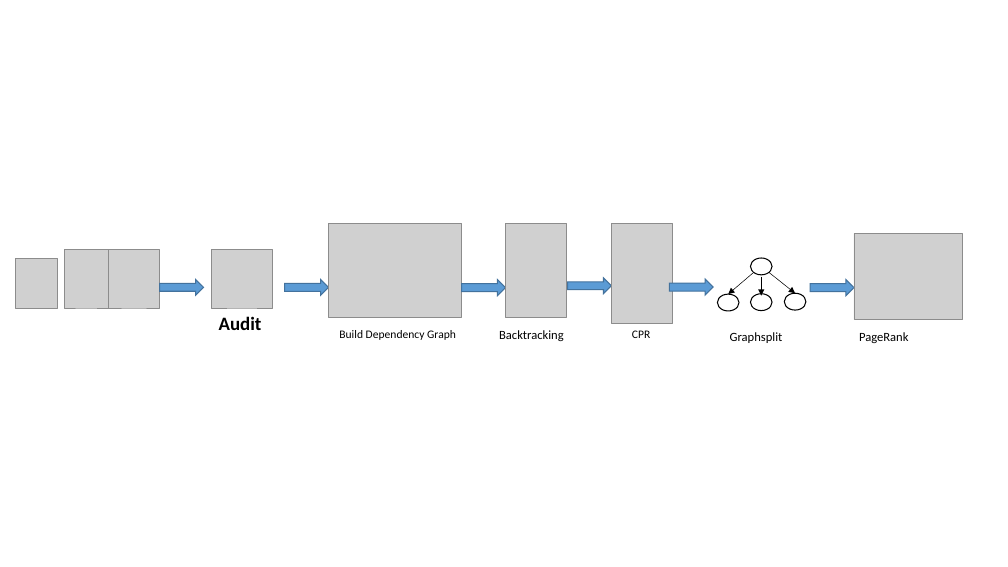
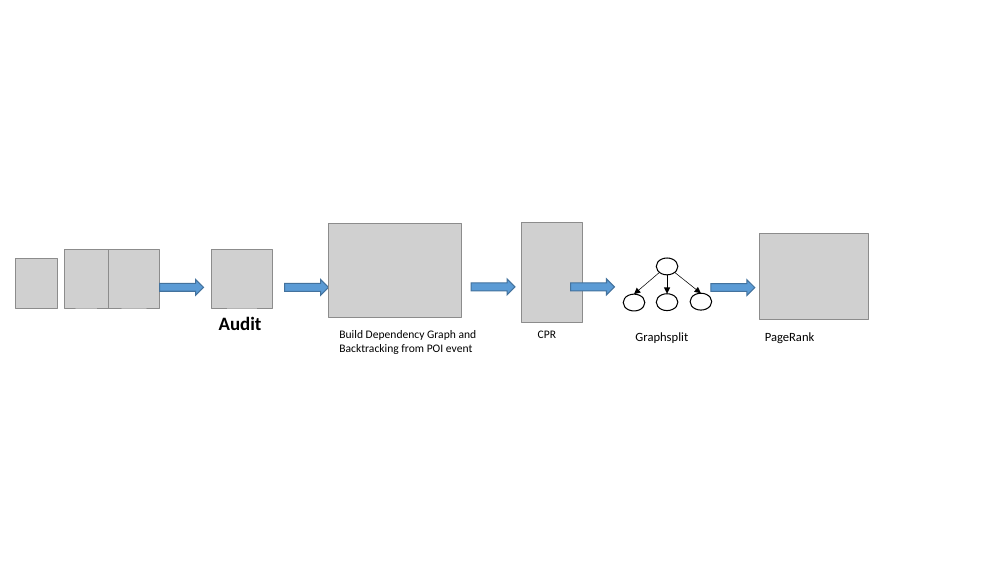
Before and after one commit to lxclxcdsg/Application-Reputation-Inference, a slide deck: slide 1 of graphForReport/drwaingGraph1.pptx. Drawn at 1008x567 pixels with LibreOffice and Linux fonts; fonts in the diff are those of the drawing; grey boxes stand for pictures. Boxes give left, top, right and bottom in pixels: in the first picture for what was removed or moved away, otherwise in the second. Text is boxed around its words. In the diff, an @@ line names an element or a change of style, - is before the commit and + after.

```diff
--- a/graphForReport/drwaingGraph1.pptx
+++ b/graphForReport/drwaingGraph1.pptx
@@ picture removed at (506, 223, 567, 317) @@
@@ picture: place and size @@
-picture at (612, 223, 673, 324)
+picture at (521, 222, 582, 323)
@@ right arrow removed at (462, 280, 506, 296) @@
@@ right arrow: place and size @@
-right arrow at (669, 279, 713, 295)
+right arrow at (571, 279, 615, 295)
@@ 4 ellipses, 3 texts, 3 arrows, 1 picture, 1 right arrow: place and size @@
-4 ellipses, 3 texts, 3 arrows, 1 picture, 1 right arrow at (568, 234, 963, 343)
+4 ellipses, 3 texts, 3 arrows, 1 picture, 1 right arrow at (471, 234, 868, 343)
@@ right arrow: place and size @@
-right arrow at (811, 280, 854, 296)
+right arrow at (711, 280, 755, 296)
@@ text at (339, 330, 477, 354): text changed @@
-Build Dependency Graph
+Build Dependency Graph and Backtracking from POI event
@@ text removed at (499, 330, 564, 341) @@
-Backtracking
```
Also in this commit, not shown: 19 other files.
